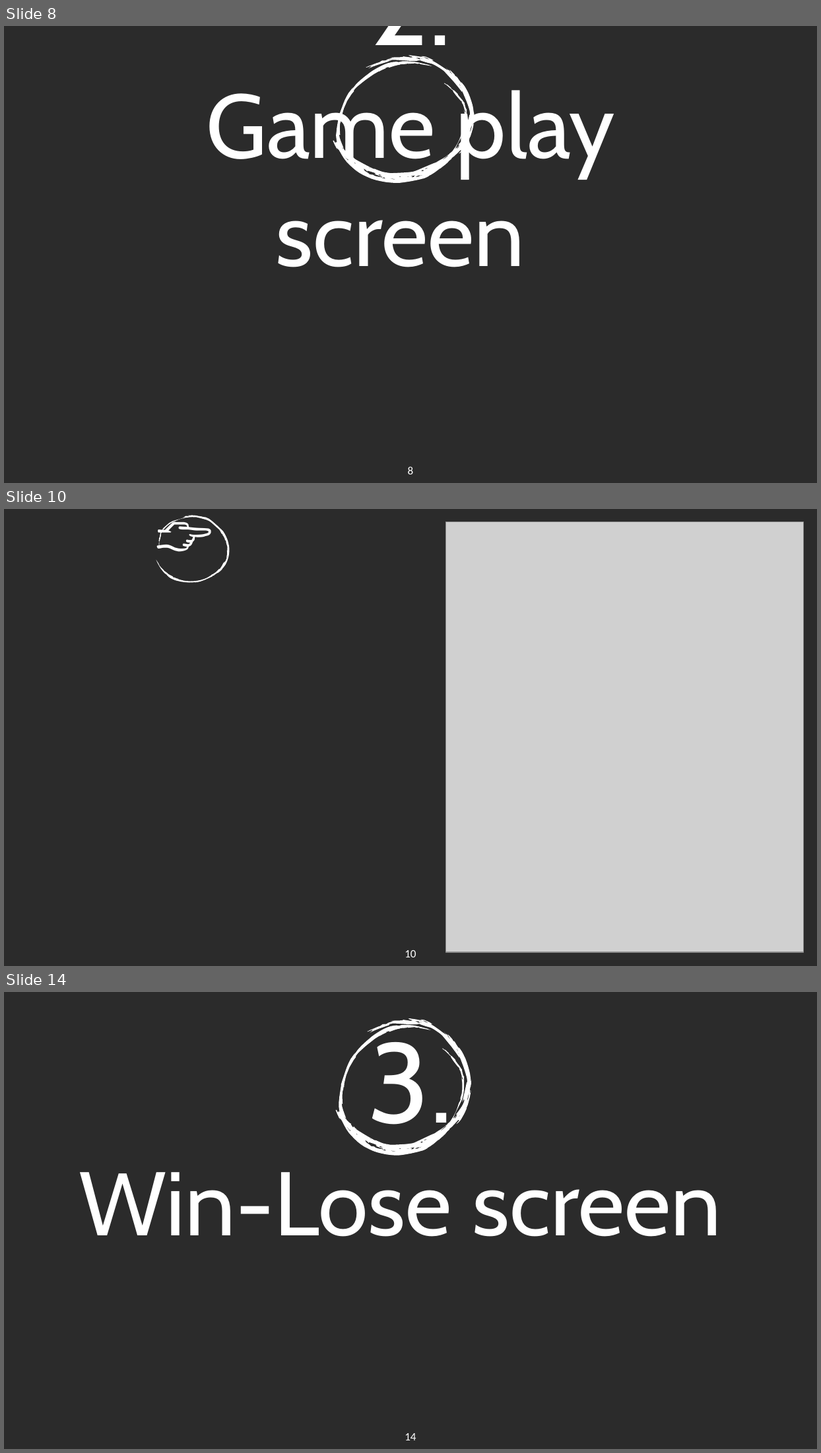
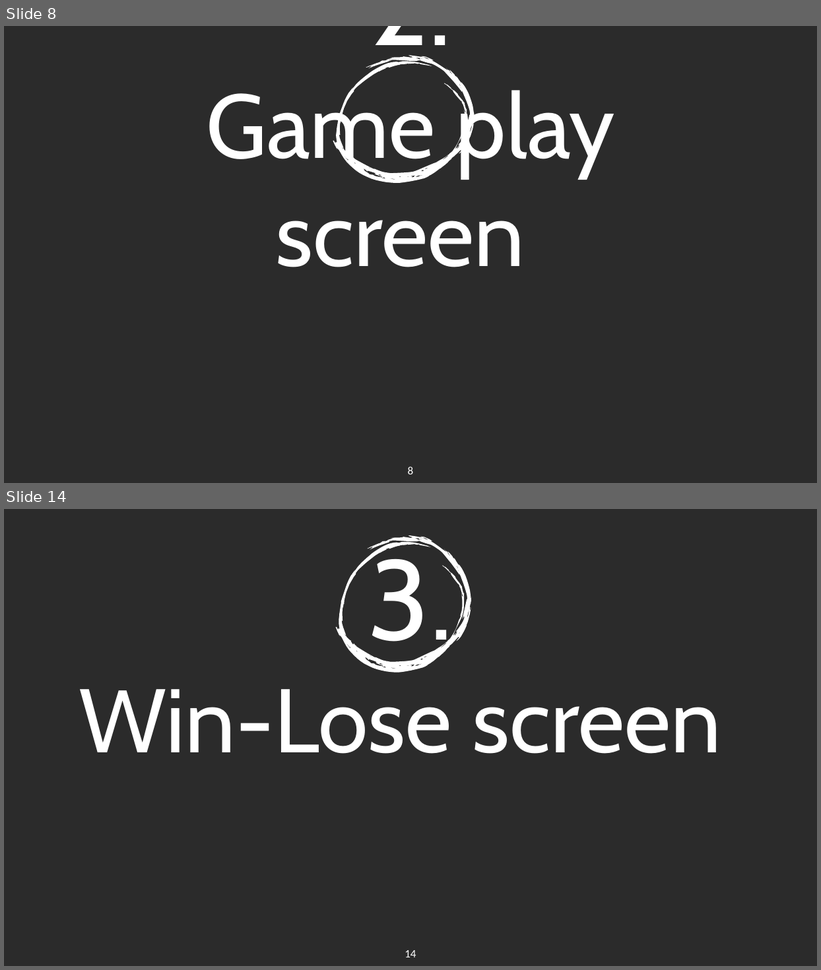
Before and after one commit to serema12/2048-Game, a slide deck: DSA_Presentation.pptx. Shown one above the other, each under a label of ours: slides 8, 10 and 14 before the commit, slides 8 and 14 after it; the slides between them are not shown. The pictures are 821x1453 and 821x970 pixels, drawn with LibreOffice and Linux fonts; fonts in the diff are those of the drawing; grey boxes stand for pictures; background and template pictures are left out; a plain dark background stands for a picture behind light text. Boxes give left, top, right and bottom in pixels: in the first picture for what was removed or moved away, otherwise in the second. Text is boxed around its words. In the diff, an @@ line names an element or a change of style, - is before the commit and + after.

```diff
--- a/DSA_Presentation.pptx
+++ b/DSA_Presentation.pptx
@@ slide 10 removed at (x1=4, y1=509, x2=817, y2=966), background picture (left out) @@
@@ freeform shape removed at (x1=142, y1=509, x2=242, y2=599) @@
@@ text removed at (x1=152, y1=512, x2=228, y2=586) @@
-👆
@@ picture removed at (x1=446, y1=522, x2=803, y2=952) @@
@@ page number removed at (x1=405, y1=951, x2=416, y2=958) @@
-10
```
Also in this commit, not shown: 4 slides changed, 1 slide added.
